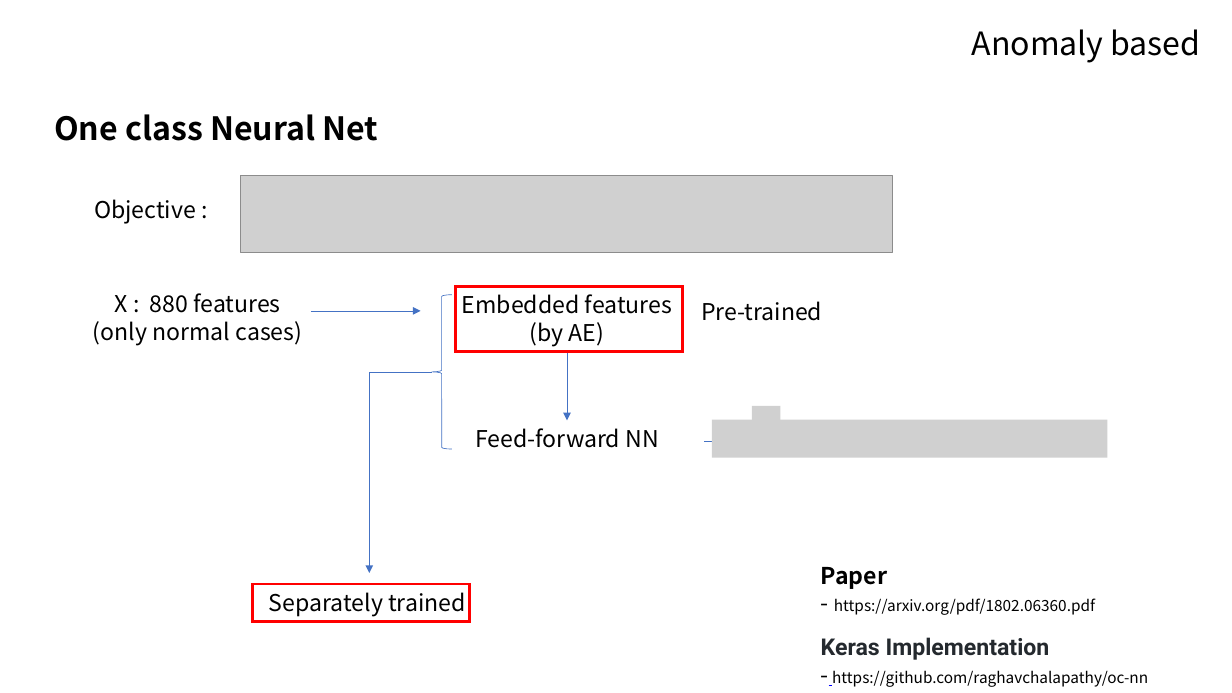
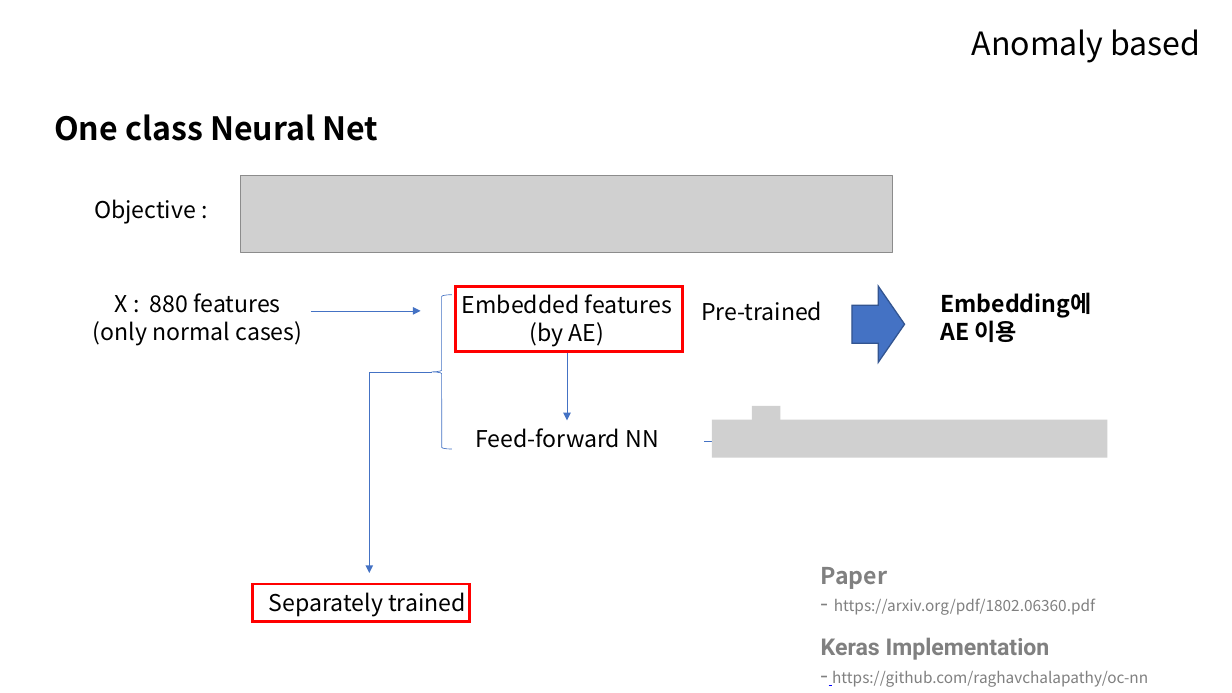
Before and after one commit to 100jy/anomaly-research, a slide deck: slide 25 of fraud_detection.pptx. Drawn at 1232x693 pixels with LibreOffice and Linux fonts; fonts in the diff are those of the drawing; grey boxes stand for pictures. Boxes give left, top, right and bottom in pixels: in the first picture for what was removed or moved away, otherwise in the second. Text is boxed around its words. In the diff, an @@ line names an element or a change of style, - is before the commit and + after.

```diff
--- a/fraud_detection.pptx
+++ b/fraud_detection.pptx
@@ right arrow added at box(852, 287, 905, 363), fill #4472C4, outline #325491 1 pt @@
@@ text added at box(940, 292, 1091, 342), 18 pt, text #000000, bold @@
+Embedding에
+AE 이용
@@ text "Paper" at box(821, 567, 1095, 615): text colour #000000 to #808080 @@
@@ text "Keras Implementation" at box(821, 637, 1148, 687): text colour #24292E to #808080 in "Keras Implementation"; text colour #000000 to #808080 in "- https://github.com/raghavchalapathy/oc-nn" @@
```
Also in this commit, not shown: 13 other slides changed.
